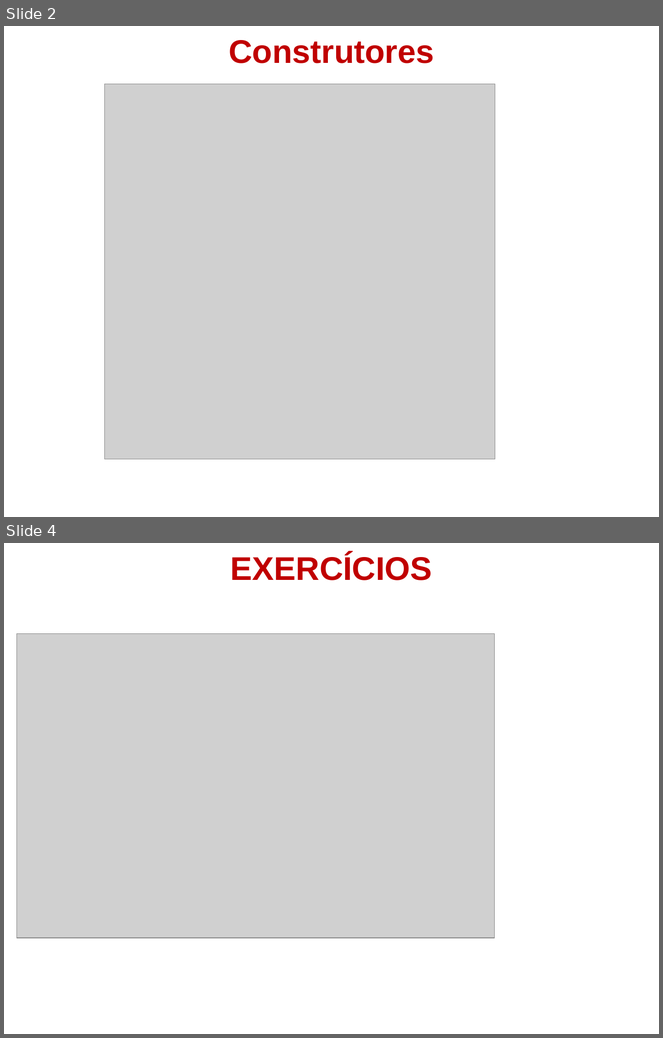
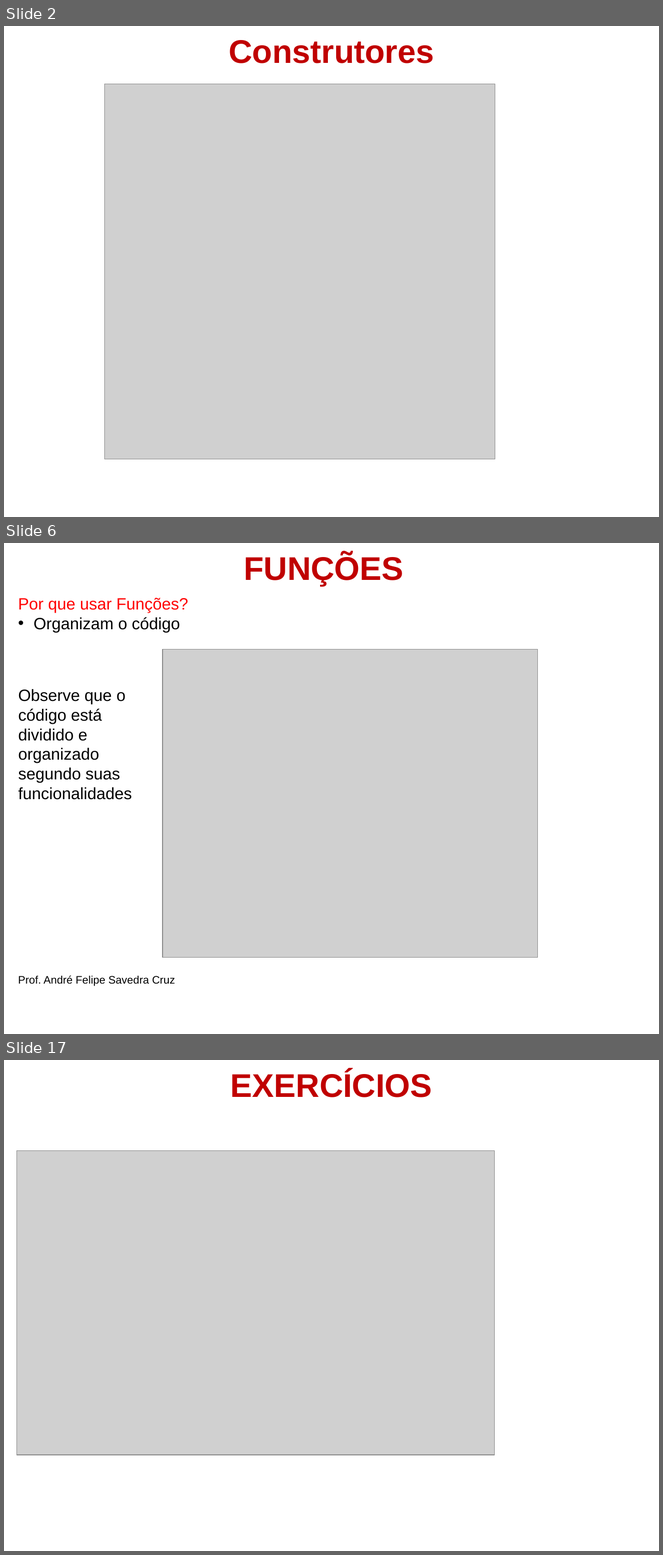
Before and after one commit to andre-savedra/material_1_des, a slide deck: 4-Iniciando com Java OO/FPOO-5.ppt. Shown one above the other, each under a label of ours: slides 2 and 4 before the commit, slides 2, 6 and 17 after it; the slides between them are not shown. The pictures are 663x1038 and 663x1555 pixels, drawn with LibreOffice and Linux fonts; fonts in the diff are those of the drawing; grey boxes stand for pictures; background and template pictures are left out. Boxes give left, top, right and bottom in pixels: in the first picture for what was removed or moved away, otherwise in the second. Text is boxed around its words. In the diff, an @@ line names an element or a change of style, - is before the commit and + after.

```diff
--- a/4-Iniciando com Java OO/FPOO-5.ppt
+++ b/4-Iniciando com Java OO/FPOO-5.ppt
@@ slide 6 added at box(4, 543, 659, 1034), background picture (left out) @@
@@ text added at box(244, 554, 404, 586), 36 pt, text #C00000, bold @@
+FUNÇÕES
@@ text added at box(18, 598, 188, 987), 18 pt, text #000000 @@
+Por que usar Funções?
+• Organizam o código
+Prof. André Felipe Savedra Cruz
@@ picture added at box(163, 649, 538, 958) @@
@@ text added at box(18, 689, 132, 800), 18 pt, text #000000 @@
+Observe que o código está dividido e organizado segundo suas funcionalidades
@@ what was slide 4 is now slide 17 @@
```
Also in this commit, not shown: 1 slide changed, 12 other slides added.
